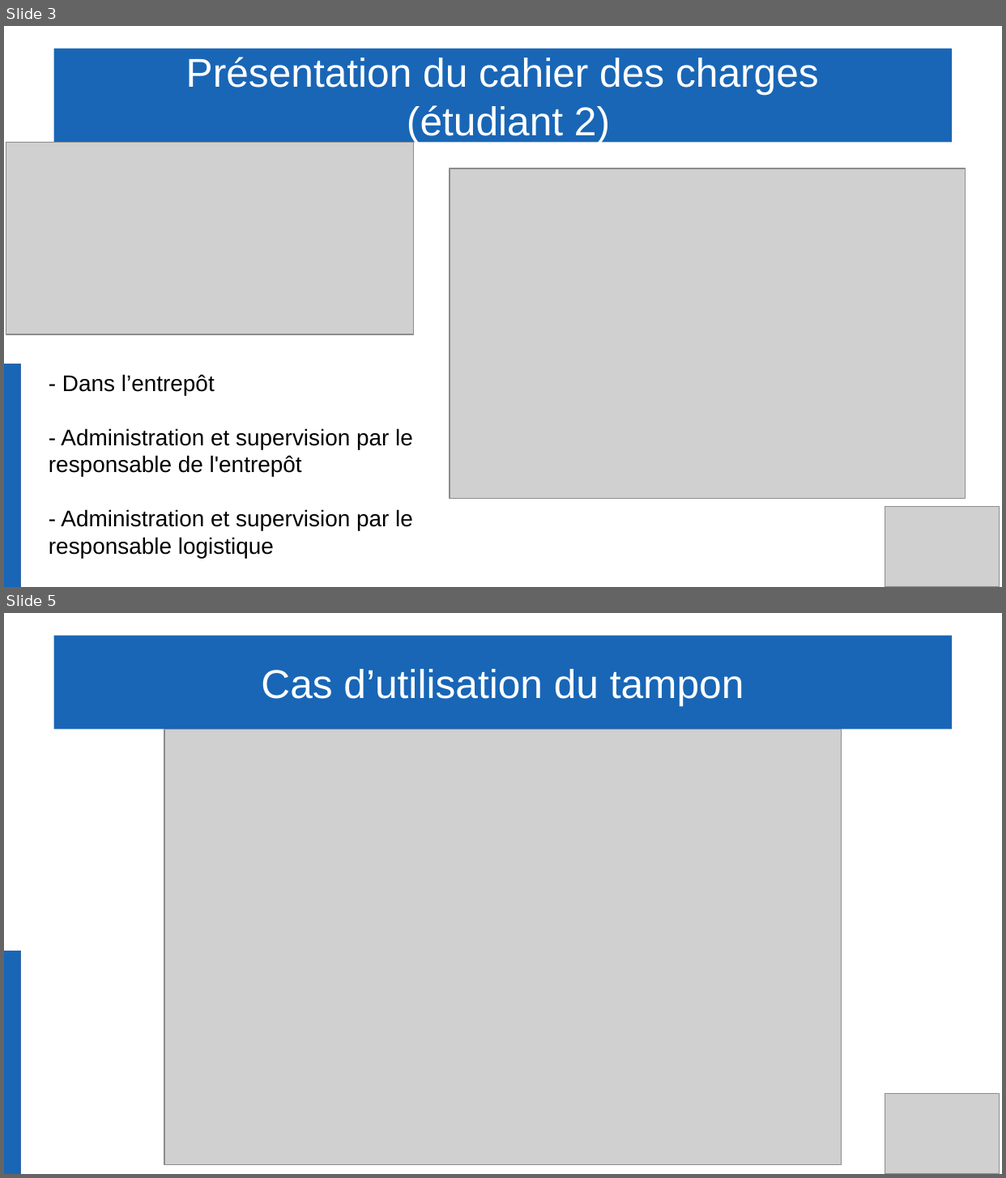
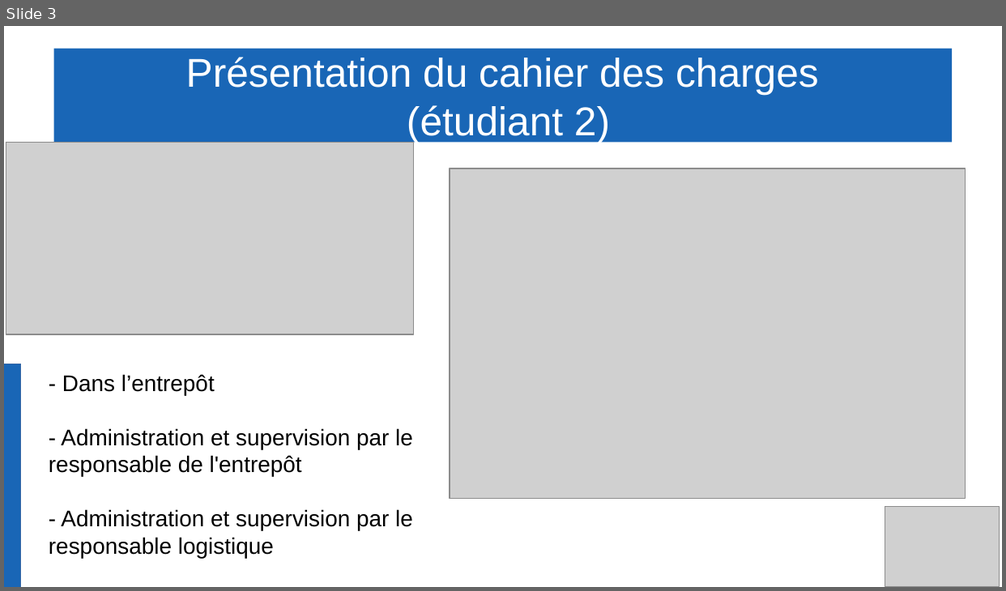
Before and after one commit to Gabin221/Tracking-BLE-documents, a slide deck: Revues/Revues2/Partie commune/presentation_yahya_andrea_gabin.odp. Shown one above the other, each under a label of ours: slides 3 and 5 before the commit, slide 3 after it; the slides between them are not shown. The pictures are 1006x1178 and 1006x591 pixels, drawn with LibreOffice and Linux fonts; fonts in the diff are those of the drawing; grey boxes stand for pictures. Boxes give left, top, right and bottom in pixels: in the first picture for what was removed or moved away, otherwise in the second. Text is boxed around its words. In the diff, an @@ line names an element or a change of style, - is before the commit and + after.

```diff
--- a/Revues/Revues2/Partie commune/presentation_yahya_andrea_gabin.odp
+++ b/Revues/Revues2/Partie commune/presentation_yahya_andrea_gabin.odp
@@ slide 5 removed at (4, 613, 1002, 1174), background #FFFFFF @@
@@ title removed at (53, 636, 953, 730) @@
-Cas d’utilisation du tampon
@@ picture removed at (164, 729, 842, 1165) @@
@@ rectangle removed at (4, 952, 21, 1174) @@
@@ picture removed at (885, 1094, 1000, 1174) @@
```
Also in this commit, not shown: 22 other slides removed.
